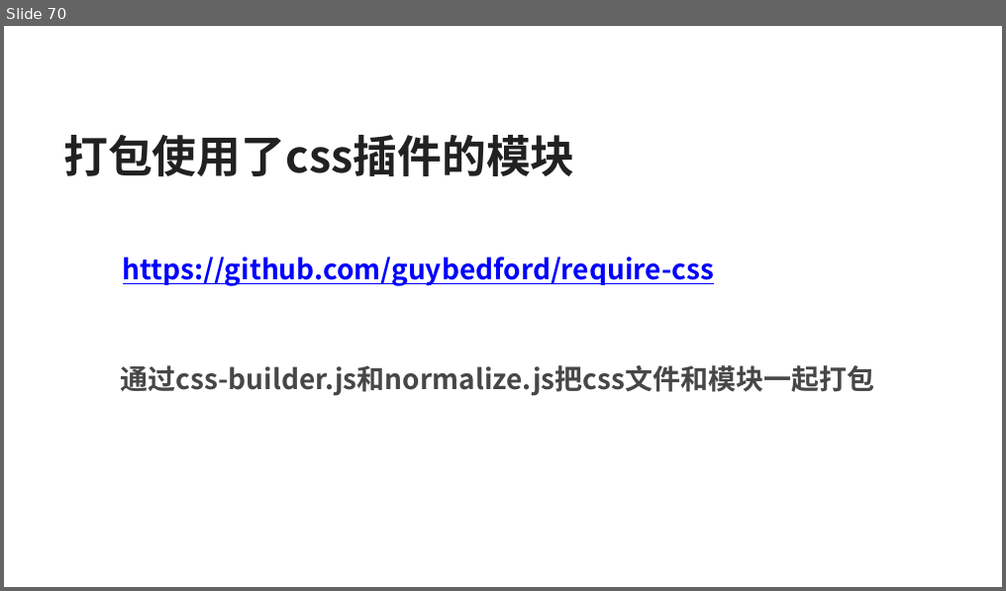
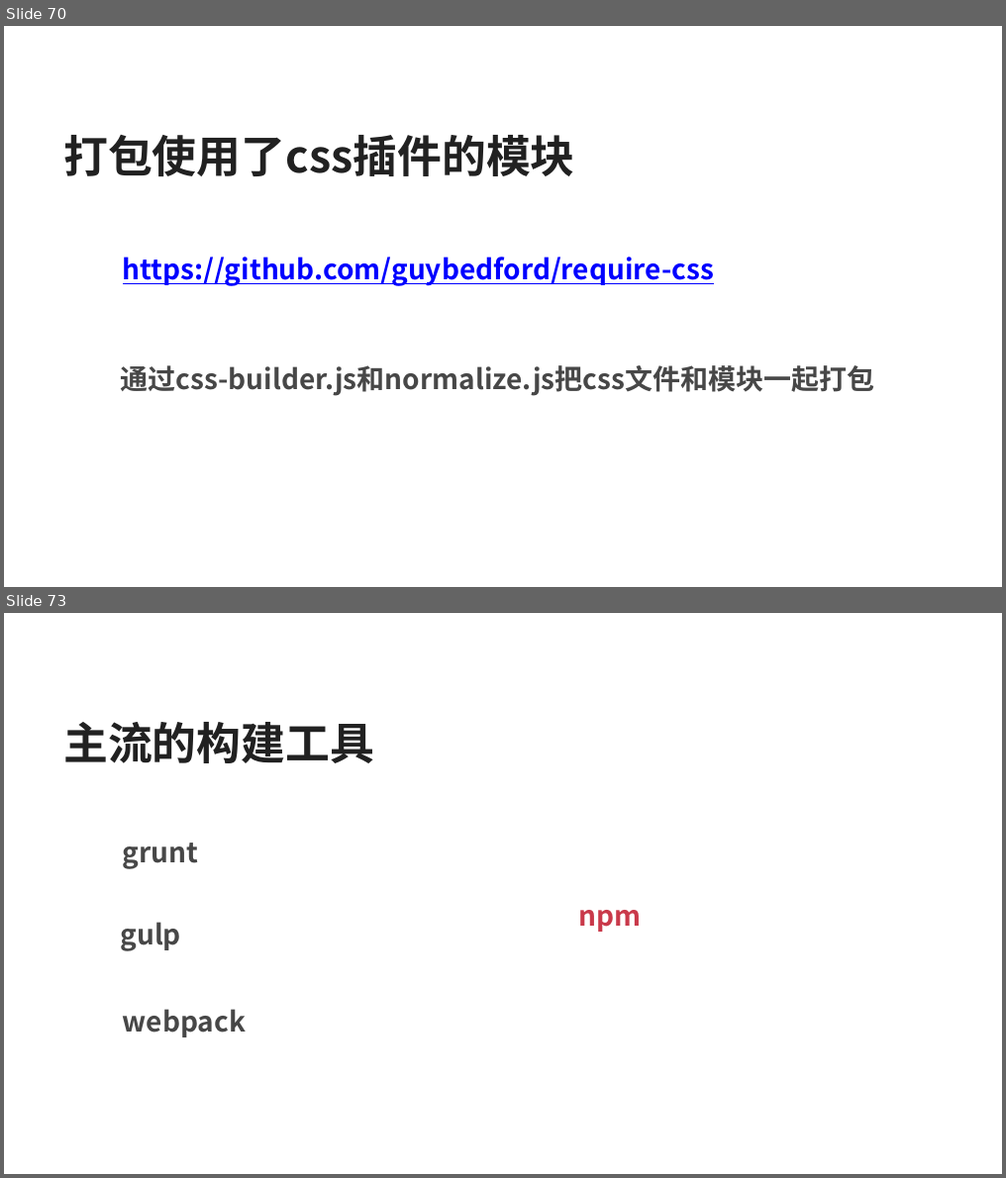
Before and after one commit to silvajs/lecturer, a slide deck: requirejs/doc/requirejs.pptx. Shown one above the other, each under a label of ours: slide 70 before the commit, slides 70 and 73 after it; the slides between them are not shown. The pictures are 1006x591 and 1006x1178 pixels, drawn with LibreOffice and Linux fonts; fonts in the diff are those of the drawing. Boxes give left, top, right and bottom in pixels: in the first picture for what was removed or moved away, otherwise in the second. Text is boxed around its words. In the diff, an @@ line names an element or a change of style, - is before the commit and + after.

```diff
--- a/requirejs/doc/requirejs.pptx
+++ b/requirejs/doc/requirejs.pptx
@@ slide 73 added at (4,613,1002,1174), background #FFFFFF @@
@@ text added at (63,722,374,763), 32 pt, text #212121, bold @@
+主流的构建工具
@@ text added at (123,843,199,869), 20 pt, text #474747, bold @@
+  grunt
@@ text added at (120,922,180,952), 20 pt, text #474747, bold @@
+  gulp
@@ text added at (578,910,641,932), 20 pt, text #C9394A, bold @@
+  npm
@@ text added at (123,1009,246,1038), 20 pt, text #474747, bold @@
+  webpack
```
Also in this commit, not shown: 11 other slides added, 4 other files.
